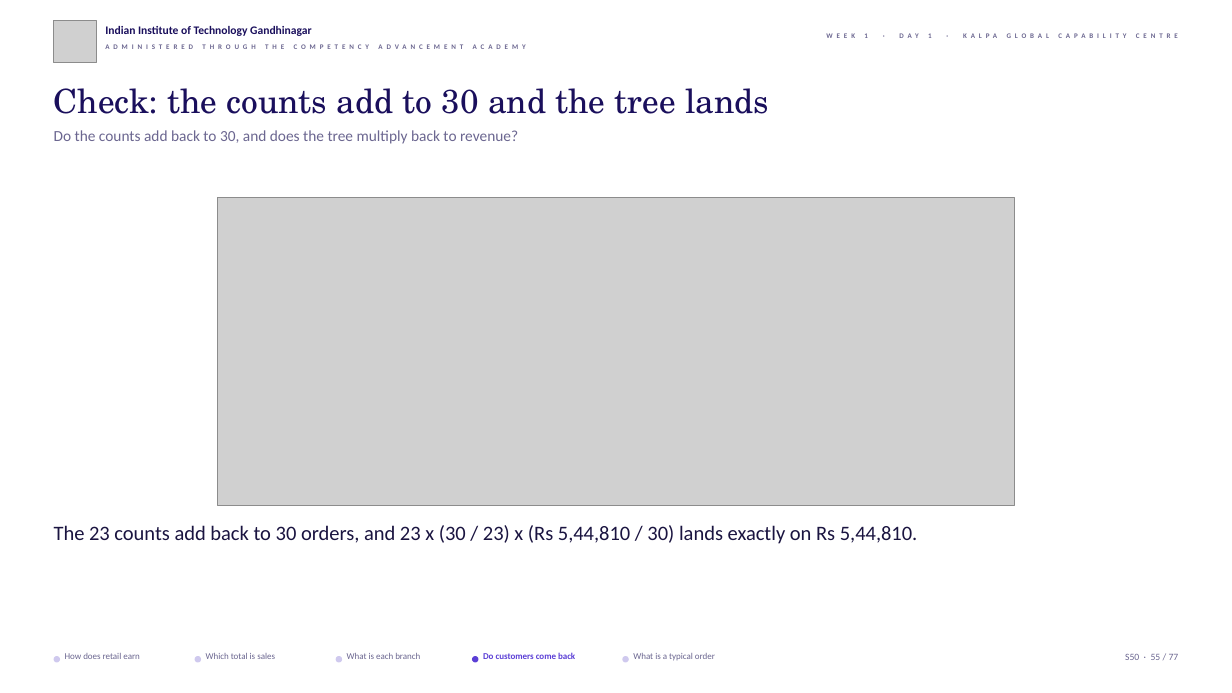
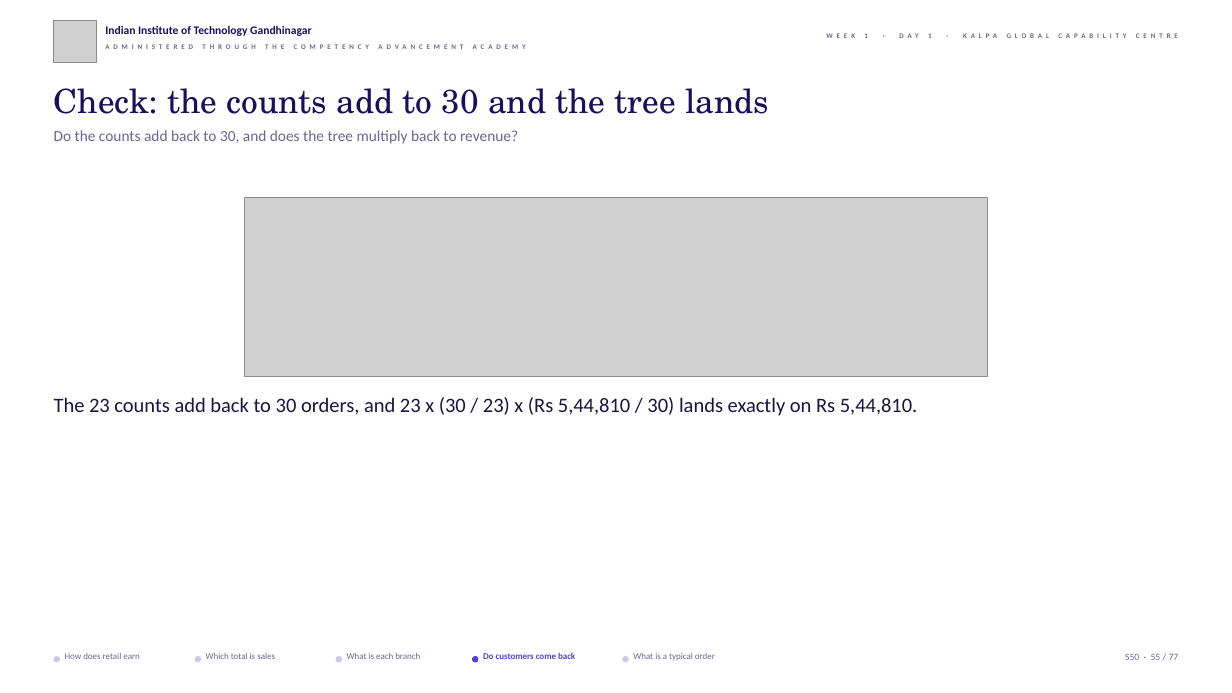
Before and after one commit to fde-academy-lab/c2-content-factory, a slide deck: slide 55 of content/W01/D1/slides/C2_W01_D01_half1_STUDENT.pptx. Drawn at 1232x693 pixels with LibreOffice and Linux fonts; fonts in the diff are those of the drawing; grey boxes stand for pictures; background and template pictures are left out. Boxes give left, top, right and bottom in pixels: in the first picture for what was removed or moved away, otherwise in the second. Text is boxed around its words. In the diff, an @@ line names an element or a change of style, - is before the commit and + after.

```diff
--- a/content/W01/D1/slides/C2_W01_D01_half1_STUDENT.pptx
+++ b/content/W01/D1/slides/C2_W01_D01_half1_STUDENT.pptx
@@ picture: place and size @@
-picture at box(217, 198, 1014, 506)
+picture at box(244, 198, 988, 377)
@@ text "The 23 counts add back ...": place and size @@
-text "The 23 counts add back ..." at box(54, 525, 918, 544)
+text "The 23 counts add back ..." at box(54, 397, 918, 416)
```
Also in this commit, not shown: 23 other slides changed, 3 other files.
